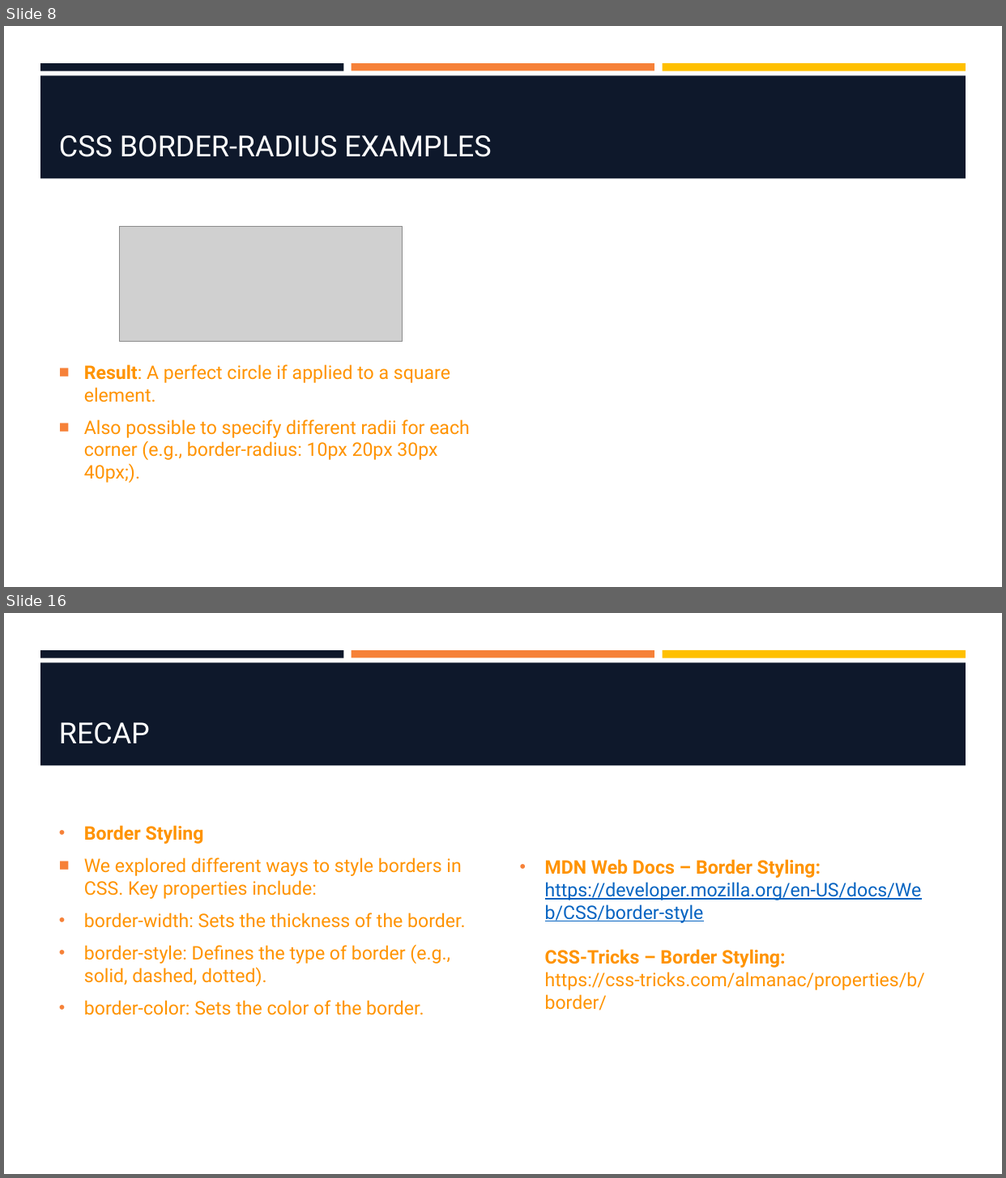
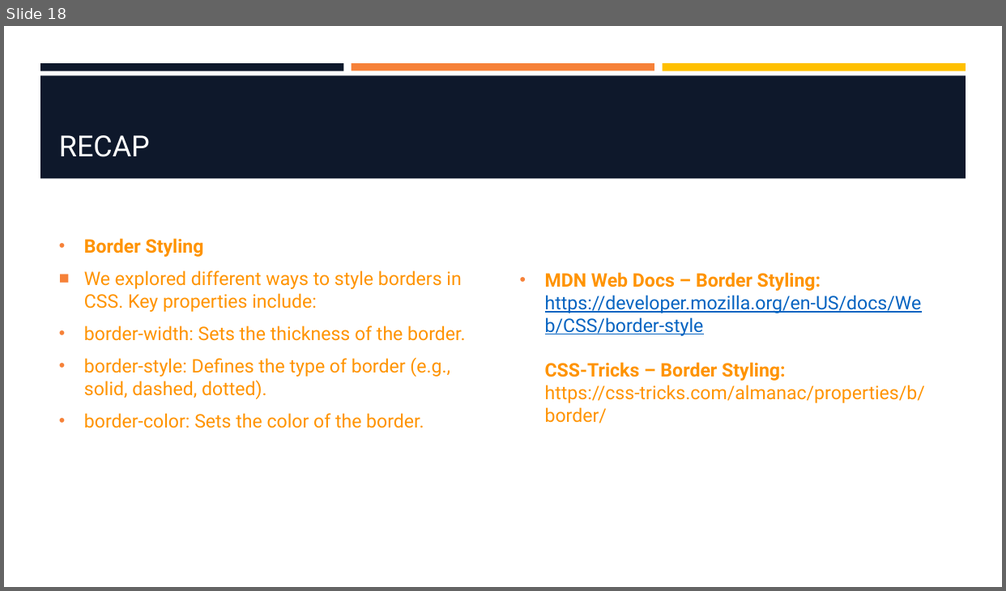
Before and after one commit to hawkeye1900/SBC-Sept24, a slide deck: week-2/W2-S3-FlexBox/W2-S3-FlexBox.pptx. Shown one above the other, each under a label of ours: slides 8 and 16 before the commit, slide 18 after it; the slides between them are not shown. The pictures are 1006x1178 and 1006x591 pixels, drawn with LibreOffice and Linux fonts; fonts in the diff are those of the drawing; grey boxes stand for pictures; background and template pictures are left out. Boxes give left, top, right and bottom in pixels: in the first picture for what was removed or moved away, otherwise in the second. Text is boxed around its words. In the diff, an @@ line names an element or a change of style, - is before the commit and + after.

Commit message:
Added examples and presentation to W2, S3

```diff
--- a/week-2/W2-S3-FlexBox/W2-S3-FlexBox.pptx
+++ b/week-2/W2-S3-FlexBox/W2-S3-FlexBox.pptx
@@ slide 8 removed at (4, 26, 1002, 587), background #FFFFFF; not listed: 4 template elements that a slide beside it also shows @@
@@ title removed at (59, 135, 491, 157) @@
-CSS BORDER-RADIUS EXAMPLES
@@ picture removed at (120, 227, 403, 342) @@
@@ text removed at (84, 365, 470, 483) @@
-■ Result: A perfect circle if applied to a square element.
-■ Also possible to specify different radii for each corner (e.g., border-radius: 10px 20px 30px 40px;).
@@ what was slide 16 is now slide 18 @@
```
Also in this commit, not shown: 4 slides changed, 13 slides added, 10 other slides removed, 2 other files.
